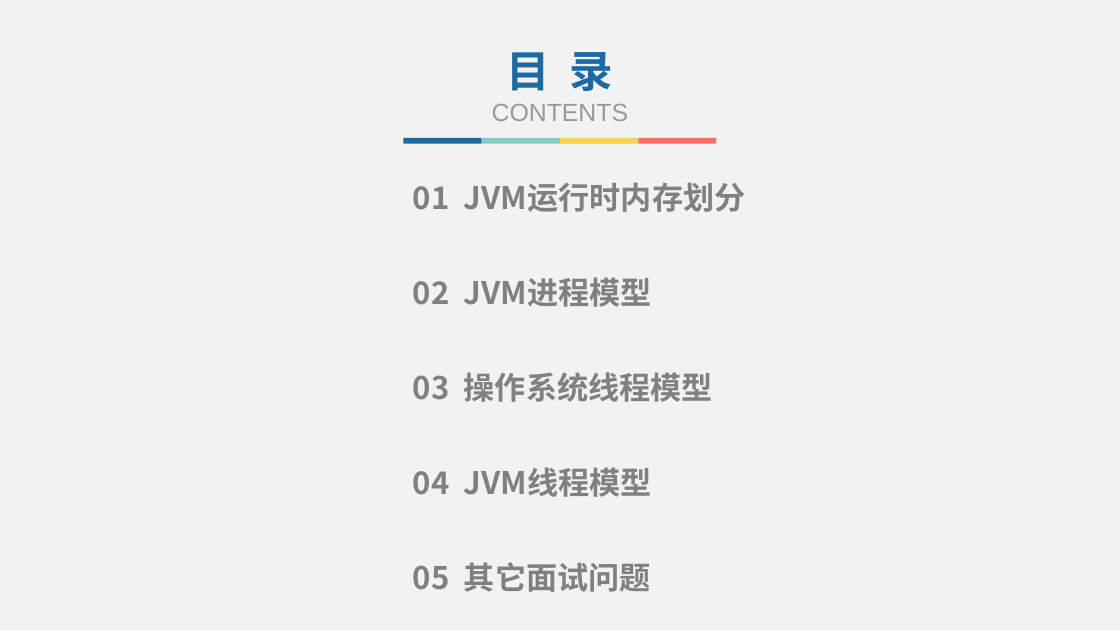
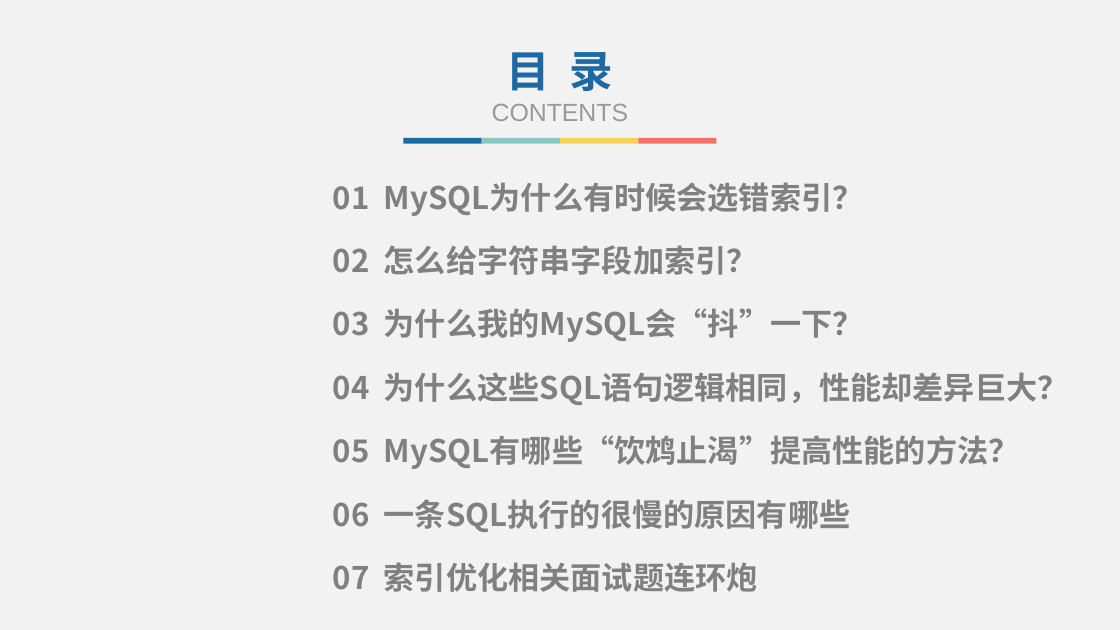
Before and after one commit to lvjiuluan/idea-projects, a slide deck: slide 2 of presentation/MySQL优化相关（持续积累...）/索引优化相关.pptx. Drawn at 1120x630 pixels with LibreOffice and Linux fonts; fonts in the diff are those of the drawing. Boxes give left, top, right and bottom in pixels: in the first picture for what was removed or moved away, otherwise in the second. Text is boxed around its words. In the diff, an @@ line names an element or a change of style, - is before the commit and + after.

```diff
--- a/presentation/MySQL优化相关（持续积累...）/索引优化相关.pptx
+++ b/presentation/MySQL优化相关（持续积累...）/索引优化相关.pptx
@@ text at (333,182,864,216): text changed @@
-01 JVM运行时内存划分
+01 MySQL为什么有时候会选错索引？
@@ text at (333,245,758,275): text changed @@
-02 JVM进程模型
+02 怎么给字符串字段加索引？
@@ text at (333,308,864,342): text changed @@
-03 操作系统线程模型
+03 为什么我的MySQL会“抖”一下？
@@ text at (333,372,1069,405): text changed @@
-04 JVM线程模型
+04 为什么这些SQL语句逻辑相同，性能却差异巨大？
@@ text at (333,435,1020,469): text changed @@
-05 其它面试问题
+05 MySQL有哪些“饮鸩止渴”提高性能的方法？
@@ text added at (333,499,851,532), 20 pt, text #808080, bold @@
+06 一条SQL执行的很慢的原因有哪些
@@ text added at (333,562,758,592), 20 pt, text #808080, bold @@
+07 索引优化相关面试题连环炮
```
Also in this commit, not shown: 1 other slide changed, 1 slide added, 1 slide removed, 1 other file.
